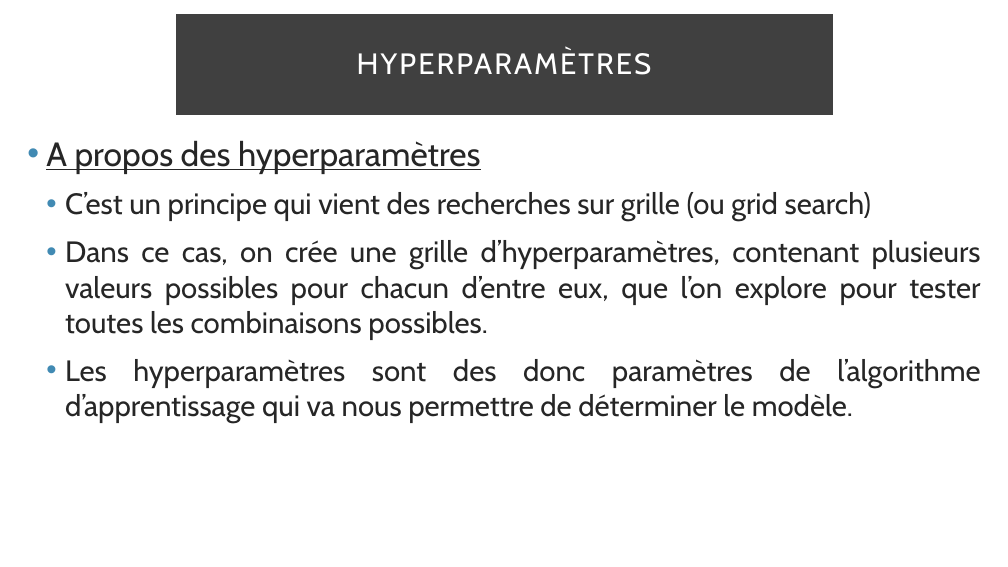
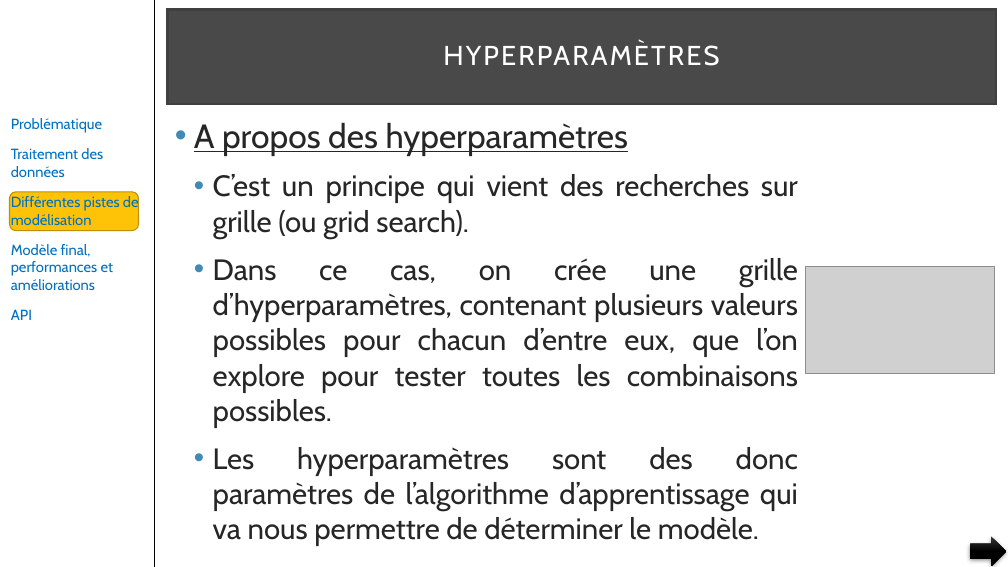
Before and after one commit to pfroide/python, a slide deck: slide 30 of Projet_4/p4.pptx (slide 29 before the commit). Drawn at 1008x567 pixels with LibreOffice and Linux fonts; fonts in the diff are those of the drawing; grey boxes stand for pictures. Boxes give left, top, right and bottom in pixels: in the first picture for what was removed or moved away, otherwise in the second. Text is boxed around its words. In the diff, an @@ line names an element or a change of style, - is before the commit and + after.

Commit message:
Version finale

```diff
--- a/Projet_4/p4.pptx
+++ b/Projet_4/p4.pptx
@@ line added from (154, 0) to (154, 567), #000000 1 pt @@
@@ title "HYPERPARAMÈTRES": place and size @@
-title "HYPERPARAMÈTRES" at [177,16,832,114]
+title "HYPERPARAMÈTRES" at [167,10,996,104]
@@ title "HYPERPARAMÈTRES" at [167,10,996,104]: size 28 to 26 pt; fill #000000 at 75% opacity to #0D0D0D at 75% opacity @@
@@ text added at [11,118,139,320], 14 pt, text #0070C0 @@
+Problématique
+Traitement des données
+Différentes pistes de modélisation
+Modèle final, performances et améliorations
+API
@@ text "A propos des hyperparamètres": place and size @@
-text "A propos des hyperparamètres" at [46,140,981,423]
+text "A propos des hyperparamètres" at [194,122,798,546]
@@ text at [213,174,798,239]: text changed @@
-  • C’est un principe qui vient des recherches sur grille (ou grid search)
+  • C’est un principe qui vient des recherches sur grille (ou grid search).
@@ rounded rectangle added at [10,192,139,231], fill #FEC306, outline #BC9004 1 pt @@
@@ picture added at [805,267,994,374] @@
@@ right arrow added at [971,537,1006,566], fill gradient #393939 to #000000 @@
```
Also in this commit, not shown: 27 other slides changed, 10 slides added, 6 slides removed.
